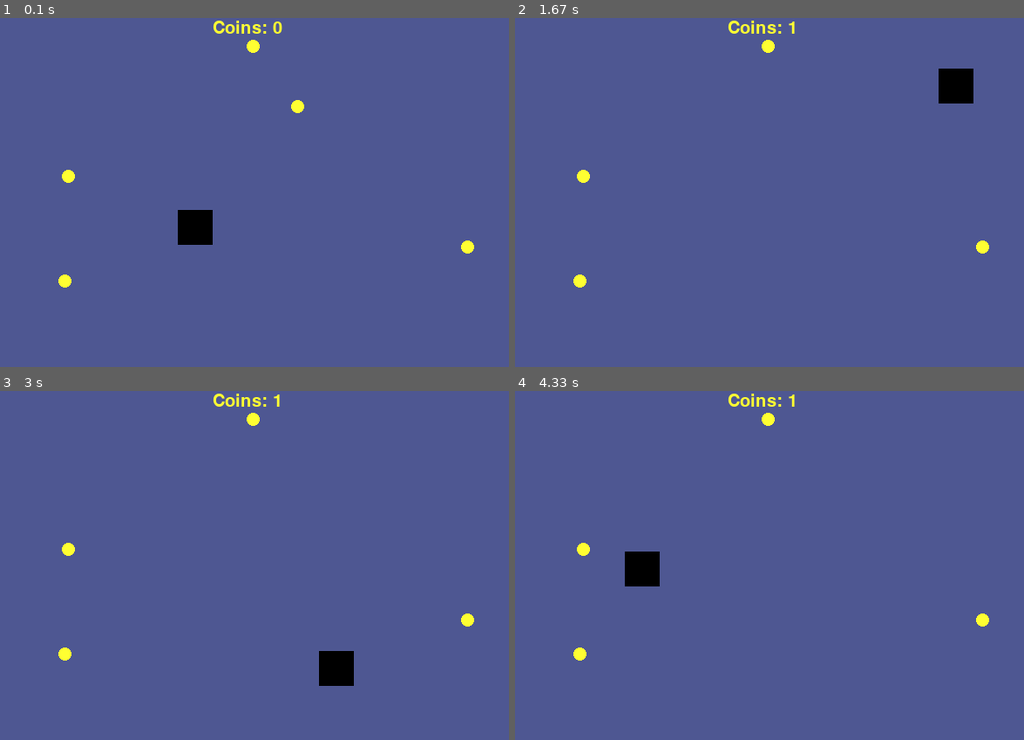
Above: before the commit, frames 1-4 (two rows, left to right).
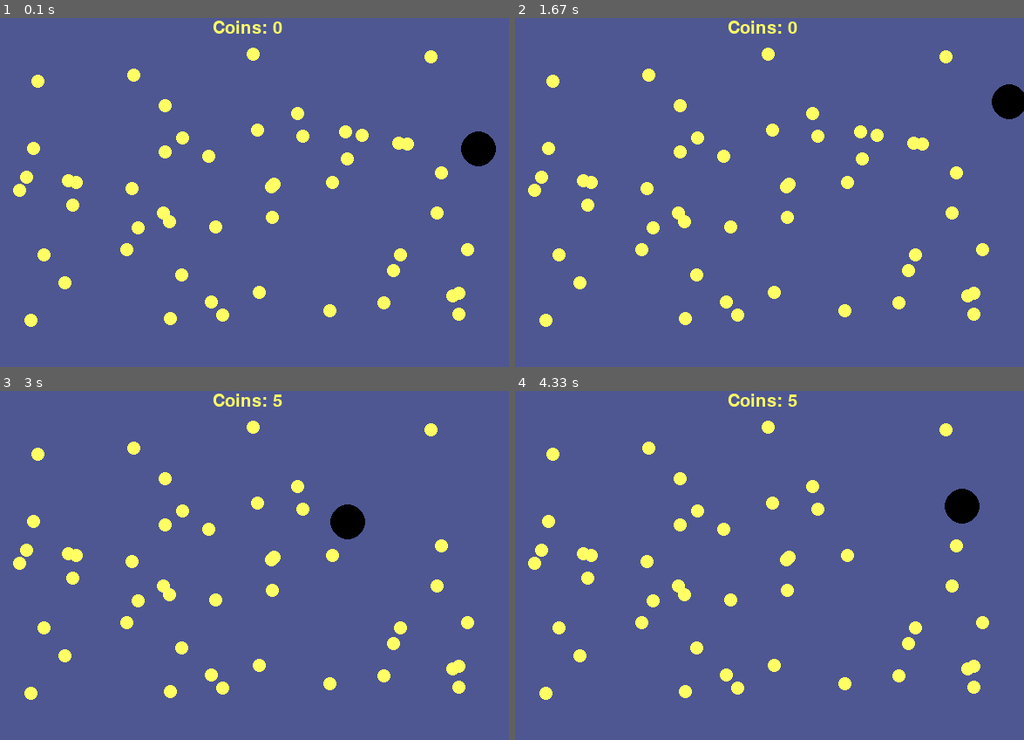
Above: after the commit, the same moments.

Repository: damianp91/clase_pygame
Game: pygame game, started from src/main.py
Same seed, same stepped clock (60 frames per second), same inputs: the game is played once before the commit and once after it.
Inputs:
- Up to frame 1 (0.1 s): no input
- Up to frame 2 (1.67 s): hold Right 0.33-0.8 s; hold Up 0.83-1.13 s
- Up to frame 3 (3 s): hold Left 1.67-2.2 s; hold Down 2.23-2.53 s; hold Left 2.57-2.97 s
- Up to frame 4 (4.33 s): hold Up 3-3.37 s; hold Right 3.4-4.03 s; hold Down from 4.07 s (still down)

The runs differ from the first frame. In frame 1, 5.2% of the frame differs, in the area x 2-98%, y 0-89%; in frame 2, 5.2%; in frame 3, 4.8%; in frame 4, 4.8%.

Commit message:
Se crea loe eventos para mover la figura con teclado

Diff:
--- /dev/null
+++ b/src/colitions.py
@@ -0,0 +1,84 @@
+
+
+def point_in_rect(point : tuple, figure) -> (bool):
+    """Detecta si un punto en coordenada pasa por la coordenadas de una figura
+
+    Args:
+        point (tuple, figure): Tupla de dos puntos en eje x y y
+
+    Returns:
+        _type_: Devuelve un Bool para confirmar si se detecta el punto en figura
+    """
+    x, y = point  # Esto se llama desempaquetado de tuplas
+
+    return x <= figure.right and x >= figure.left and y >= figure.top and y <= figure.bottom
+
+
+def detected_colition(figure_1, figure_2) -> (bool):
+    """Detecta si dos figura hacen colision
+
+    Args:
+        figure_1 (RectValue): figura a detectar
+        figure_2 (RectValue): figura a detectar
+    Returns:
+        bool: Retorna si han colicionado o no los dos objetos
+    """
+    colition = False
+    # Otra manera de usar el desempaquetamiento de tuplas
+    for r1, r2 in [(figure_1, figure_2),(figure_2, figure_1)]:
+        if point_in_rect(r1.topleft, r2) or \
+            point_in_rect(r1.topright, r2) or \
+            point_in_rect(r1.bottomleft, r2) or \
+            point_in_rect(r1.bottomright, r2):
+                colition = True
+
+    return colition
+
+
+def cal_ratio(figure) -> (int):
+    """Calcula el radio de una figura que se pasa por argumento
+
+    Args:
+        figure (RectValue): figura a calcular radio
+
+    Returns:
+        int: Devuelve un numero de tipo int
+    """
+    return figure.height // 2
+
+
+def distance_between_points(point_1 : tuple, point_2 : tuple) -> (float):
+    """Calcula la distancia entre dos puntos ingresados como parametro
+
+    Args:
+        point_1 (tupla): punto de figura 1
+        point_2 (tupla): punto de figura 2
+    Returns:
+        _type_: _description_
+    """
+    x1, y1 = point_1
+    x2, y2 = point_2
+
+    return ((x2 - x1) ** 2 + (y2 - y1) ** 2) ** 0.5
+
+
+def detected_colition_circle(figure_1, figure_2) -> (bool):
+    """Detecta la colicion de dos circulos
+
+    Args:
+        figure_1 (RectValue): Figura creada a detectar
+        figure_2 (RectValue): Figura creada a detectar
+    Returns:
+        bool: Devuelve false por defecto si no detecta colision
+    """
+    colition = False
+
+    r1 = cal_ratio(figure_1)
+    r2 = cal_ratio(figure_2)
+
+    distance = distance_between_points(figure_1.center, figure_2.center)
+
+    if distance <= (r1 + r2):
+        colition = True
+
+    return colition
--- /dev/null
+++ b/src/constructor.py
@@ -0,0 +1,41 @@
+import pygame
+from settings import *
+from random import randrange
+
+#fugure
+# scuares = [{"scuare" : pygame.Rect(randrange(0, WIDTH - figure_w), randrange(0, HEIGHT - figure_h), 50, 50), "color" : color_sorprise(), "direction" : DL, "ratio" : 35},
+#            {"scuare" : pygame.Rect(randrange(0, WIDTH - figure_w), randrange(0, HEIGHT - figure_h), 50, 50), "color" : color_sorprise(), "direction" : UL, "ratio" : 35},
+#            {"scuare" : pygame.Rect(randrange(0, WIDTH - figure_w), randrange(0, HEIGHT - figure_h), 50, 50), "color" : color_sorprise(), "direction" : DR, "ratio" : 35}]
+
+
+def constru_figure(point_x : int , point_y : int, fig_w : int = 50, fig_h : int = 50, color : tuple = (0, 0, 0), direction : int = 0, ratio : int = 0) -> (dict):
+    """Crea una figura de tipo rect segun los parametros que se le den a la funcion, teniendo en cuentas que tiene valores por defecto
+        sin conar los dos primeros parametros
+    Args:
+        point_x (int): coordenada en eje x, point_y (int): coordenada en eje y.
+        Defaults to 50, fig_h : int = 50, color : tuple = (0, 0, 0),
+            direction : int = 9, ratio : int = 0)->(dict.
+
+    Returns:
+        tuple: Devuelve un diccionario con los elemantos para dibujar una figura de tipo rect
+    """
+    return {"scuare" : pygame.Rect(point_x, point_y, fig_w, fig_h), "color" : color, "direction" : direction, "ratio" : ratio}
+
+coins = []
+
+
+def make_coins(num_coins : int, list_added : list) -> (list):
+    """Crea un objeto de tipo Rect segun pareametros que se le indique
+
+    Args:
+        num_coins (Int): Cantidad de objetos a crear
+        list_added (list): lista en la que agregaran los objetos
+
+    Returns:
+        lists: Lista con objetos agregados
+    """
+    for figure in range(num_coins):
+        figure = constru_figure(randrange(0, WIDTH - coin_w), randrange(15, HEIGHT - coin_h), 15, 15, yellow, ratio= 35)
+        list_added.append(figure)
+
+    return list_added
--- a/src/main.py
+++ b/src/main.py
@@ -1,7 +1,9 @@
 import pygame, sys
 from settings import *
 from random import randrange
-
+from colitions import detected_colition_circle
+from constructor import *
+from pygame.locals import * # para los eventos y ahorrarme el colocar a casa rato pygame
 
 pygame.init() # Inicializar pygame
 
@@ -24,19 +26,19 @@
 # gravity_y = True
 # gravity_x = True
 
-cant_coin = 5
+cant_coin = 50
 count_coins = 0
 
 # Fuente de frase en pantalla
 source = pygame.font.Font(None, 30)
 
 
-scuare = constru_figure(randrange(0, WIDTH - figure_w), randrange(0, HEIGHT - figure_h), 40, 40, direction= list_mov[randrange(0, len(list_mov))])
+#scuare = constru_figure(randrange(0, WIDTH - figure_w), randrange(0, HEIGHT - figure_h), 40, 40, direction= list_mov[randrange(0, len(list_mov))], ratio= 35)
+scuare = constru_figure(randrange(0, WIDTH - figure_w), randrange(0, HEIGHT - figure_h), 40, 40, 0, ratio= 35)
 
 for figure in range(cant_coin):
-    figure = constru_figure(randrange(0, WIDTH - coin_w), randrange(15, HEIGHT - coin_h), 15, 15, yellow, ratio= 35)
+    figure = constru_figure(randrange(0, WIDTH - coin_w), randrange(25, HEIGHT - coin_h), 15, 15, yellow, ratio= 35)
     coins.append(figure)
-
 
 while True:
 
@@ -45,9 +47,28 @@
 
     for event in pygame.event.get(): # Como es de tipo lista aca se van a mostrar todos los eventos que se hagan dentro de la pantalla
         #-----> Detecta los eventos
-        if event.type == pygame.QUIT:
+        if event.type == QUIT:
             pygame.quit() # Esta es la inversa de pygame.init aca avisamos que vamos a salir del programa
             sys.exit() # Al momento de dar x a la pantalla va a salir sin mostrar error
+
+        if event.type == KEYDOWN:
+            if event.key == K_RIGHT:
+                pull_right = True
+            if event.key == K_LEFT:
+                pull_left = True
+            if event.key == K_UP:
+                pull_up = True
+            if event.key == K_DOWN:
+                pull_down = True
+        if event.type == KEYUP:
+            if event.key == K_RIGHT:
+                pull_right = False
+            if event.key == K_LEFT:
+                pull_left = False
+            if event.key == K_UP:
+                pull_up = False
+            if event.key == K_DOWN:
+                pull_down = False
 
         # Esto es para ver figuras y como construirlas
         #-----> Actualiza los elementos
@@ -56,50 +77,60 @@
 
     # Verificacion de choque de la figura y actualizo
 
-    if scuare["scuare"].right >= WIDTH:
-        if scuare["direction"] == DR:
-            scuare["direction"] = DL
-        elif scuare["direction"] == UR:
-            scuare["direction"] = UL
-    elif scuare["scuare"].bottom >= HEIGHT:
-        if scuare["direction"] == DR:
-            scuare["direction"] = UR
-        elif scuare["direction"] == DL:
-            scuare["direction"] = UL
-        #scuare["color"] = color_sorprise() # cambio de color, forma, tamaño dependiento de lado que golpee
-    elif scuare["scuare"].left <= 0:
-        if scuare["direction"] == UL:
-            scuare["direction"] = UR
-        elif scuare["direction"] == DL:
-            scuare["direction"] = DR
-    elif scuare["scuare"].top <= 0:
-        if scuare["direction"] == UR:
-            scuare["direction"] = DR
-        elif scuare["direction"] == UL:
-            scuare["direction"] = DL
+    # if scuare["scuare"].right >= WIDTH:
+    #     if scuare["direction"] == DR:
+    #         scuare["direction"] = DL
+    #     elif scuare["direction"] == UR:
+    #         scuare["direction"] = UL
+    # elif scuare["scuare"].bottom >= HEIGHT:
+    #     if scuare["direction"] == DR:
+    #         scuare["direction"] = UR
+    #     elif scuare["direction"] == DL:
+    #         scuare["direction"] = UL
+    #     #scuare["color"] = color_sorprise() # cambio de color, forma, tamaño dependiento de lado que golpee
+    # elif scuare["scuare"].left <= 0:
+    #     if scuare["direction"] == UL:
+    #         scuare["direction"] = UR
+    #     elif scuare["direction"] == DL:
+    #         scuare["direction"] = DR
+    # elif scuare["scuare"].top <= 0:
+    #     if scuare["direction"] == UR:
+    #         scuare["direction"] = DR
+    #     elif scuare["direction"] == UL:
+    #         scuare["direction"] = DL
         #scuare["color"] = color_sorprise() # cambio de color, forma, tamaño dependiento de lado que golpee
 
     # Programo la direccion de la figura
 
-    if scuare["direction"] == DR:
+    # if scuare["direction"] == DR:
+    #     scuare["scuare"].top += SPEED
+    #     scuare["scuare"].left += SPEED
+    # elif scuare["direction"] == DL:
+    #     scuare["scuare"].top += SPEED
+    #     scuare["scuare"].left -= SPEED
+    # elif scuare["direction"] == UL:
+    #     scuare["scuare"].top -= SPEED
+    #     scuare["scuare"].left -= SPEED
+    # elif scuare["direction"] == UR:
+    #     scuare["scuare"].top -= SPEED
+    #     scuare["scuare"].left += SPEED
+
+    if pull_up and scuare["scuare"].top >= 0:
+        scuare["scuare"].top -= SPEED
+    elif pull_down and scuare["scuare"].bottom <= HEIGHT:
         scuare["scuare"].top += SPEED
-        scuare["scuare"].left += SPEED
-    elif scuare["direction"] == DL:
-        scuare["scuare"].top += SPEED
+    elif pull_left and scuare["scuare"].left >= 0:
         scuare["scuare"].left -= SPEED
-    elif scuare["direction"] == UL:
-        scuare["scuare"].top -= SPEED
-        scuare["scuare"].left -= SPEED
-    elif scuare["direction"] == UR:
-        scuare["scuare"].top -= SPEED
+    elif pull_right and scuare["scuare"].right <= WIDTH:
         scuare["scuare"].left += SPEED
 
     for coin in coins[:]:
-        if detected_colition(coin["scuare"], scuare["scuare"]): # Recordar que acá estoy llamando a elementos de un diccionario.
+        if detected_colition_circle(coin["scuare"], scuare["scuare"]): # Recordar que acá estoy llamando a elementos de un diccionario.
             coins.remove(coin)
             count_coins += 1
             if count_coins >= cant_coin:
                 count_coins = 0
+                make_coins(cant_coin, coins)
 
     # Texto en pantalla
     text = source.render(f"Coins: {count_coins}", True, yellow)
--- a/src/settings.py
+++ b/src/settings.py
@@ -1,4 +1,3 @@
-import pygame
 from random import randrange
 
 # Screen
@@ -20,7 +19,7 @@
 green = (0, 255, 0)
 red = (255, 0, 0)
 black = (0, 0, 0)
-yellow = (255, 255, 50)
+yellow = (255, 255, 100)
 white = (255, 255, 255)
 blue = (0, 0, 255)
 costume = (78, 87, 146)
@@ -34,54 +33,19 @@
     return (r, g, b)
 
 # Direction, se sigue esquema de teclado numerico de una compu
-UR = 9
-DR = 3
-DL = 1
-UL = 7
-list_mov = [UR, DR, DL, UL]
+# UR = 9
+# DR = 3
+# DL = 1
+# UL = 7
+# list_mov = [UR, DR, DL, UL]
 
+pull_up = False
+pull_down = False
+pull_left = False
+pull_right = False
+
+# Dimensiones de las figuras
 figure_w = 50
 figure_h = 50
 coin_w = 50
 coin_h = 50
-
-#fugure
-# scuares = [{"scuare" : pygame.Rect(randrange(0, WIDTH - figure_w), randrange(0, HEIGHT - figure_h), 50, 50), "color" : color_sorprise(), "direction" : DL, "ratio" : 35},
-#            {"scuare" : pygame.Rect(randrange(0, WIDTH - figure_w), randrange(0, HEIGHT - figure_h), 50, 50), "color" : color_sorprise(), "direction" : UL, "ratio" : 35},
-#            {"scuare" : pygame.Rect(randrange(0, WIDTH - figure_w), randrange(0, HEIGHT - figure_h), 50, 50), "color" : color_sorprise(), "direction" : DR, "ratio" : 35}]
-
-def detected_colition(figure_1, figure_2):
-    colition = False
-
-    if point_in_rect(figure_1.topleft, figure_2) or \
-       point_in_rect(figure_1.topright, figure_2) or \
-       point_in_rect(figure_1.bottomleft, figure_2) or \
-       point_in_rect(figure_1.bottomright, figure_2) or \
-       point_in_rect(figure_2.topleft, figure_1) or \
-       point_in_rect(figure_2.topright, figure_1) or \
-       point_in_rect(figure_2.bottomleft, figure_1) or \
-       point_in_rect(figure_2.bottomright, figure_1):
-        colition = True
-
-    return colition
-
-
-def point_in_rect(point, figure):
-    x, y = point  # Esto se llama desempaquetado de tuplas
-
-    return x <= figure.right and x >= figure.left and y >= figure.top and y <= figure.bottom
-
-def constru_figure(point_x : int , point_y : int, fig_w : int = 50, fig_h : int = 50, color : tuple = (0, 0, 0), direction : int = 0, ratio : int = 0) -> (dict):
-    """Crea una figura de tipo rect segun los parametros que se le den a la funcion, teniendo en cuentas que tiene valores por defecto
-        sin conar los dos primeros parametros
-    Args:
-        point_x (int): coordenada en eje x, point_y (int): coordenada en eje y.
-        Defaults to 50, fig_h : int = 50, color : tuple = (0, 0, 0),
-            direction : int = 9, ratio : int = 0)->(dict.
-
-    Returns:
-        tuple: Devuelve un diccionario con los elemantos para dibujar una figura de tipo rect
-    """
-    return {"scuare" : pygame.Rect(point_x, point_y, fig_w, fig_h), "color" : color, "direction" : direction, "ratio" : ratio}
-
-coins = []
